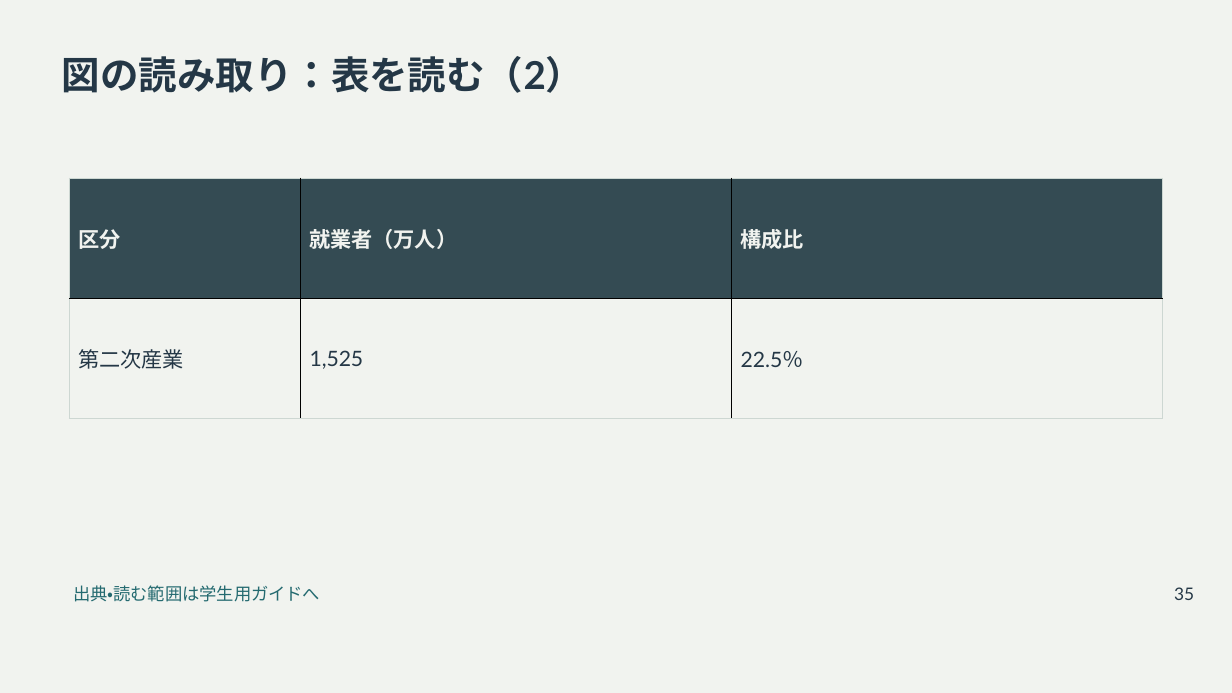
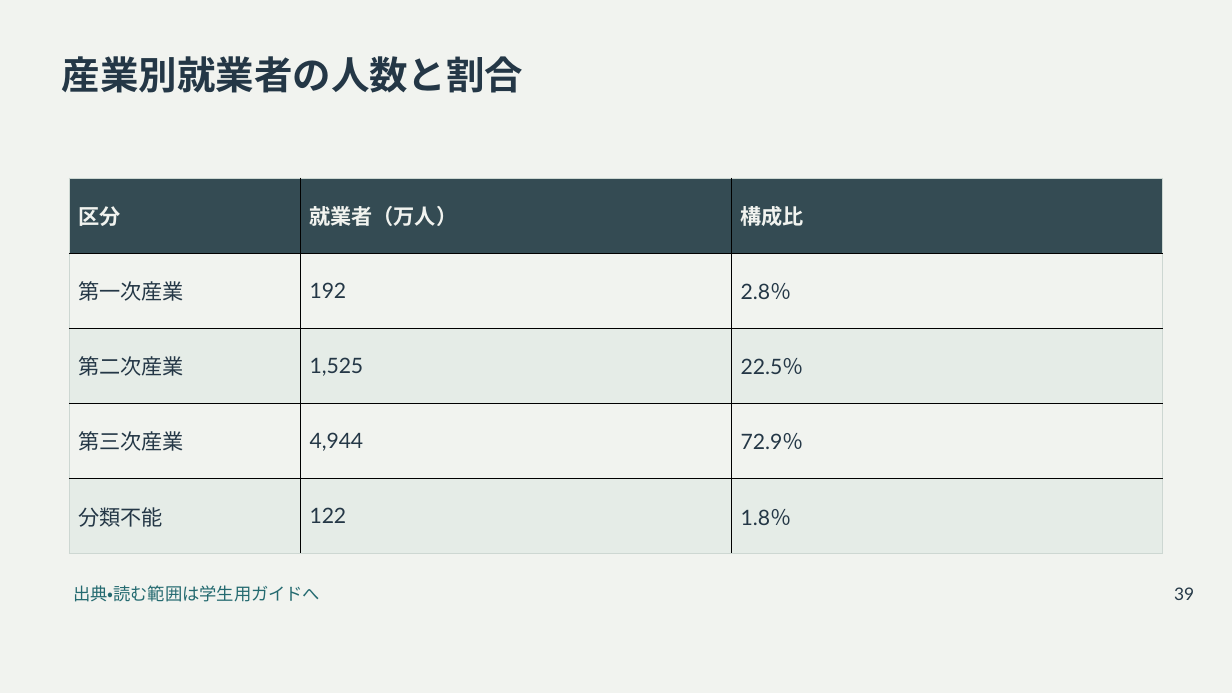
Before and after one commit to zooc-14calbp/industrial-education-ii, a slide deck: slide 39 of reorganized/20261105/main/01/slides.pptx (slide 35 before the commit). Drawn at 1232x693 pixels with LibreOffice and Linux fonts; fonts in the diff are those of the drawing. Boxes give left, top, right and bottom in pixels: in the first picture for what was removed or moved away, otherwise in the second. Text is boxed around its words. In the diff, an @@ line names an element or a change of style, - is before the commit and + after.

```diff
--- a/reorganized/20261105/main/01/slides.pptx
+++ b/reorganized/20261105/main/01/slides.pptx
@@ title at bbox=[62, 56, 524, 93]: text changed @@
-図の読み取り：表を読む（2）
+産業別就業者の人数と割合
@@ table at bbox=[69, 178, 1164, 554] @@
+row 2: 第一次産業 | 192 | 2.8％
+row 4: 第三次産業 | 4,944 | 72.9％
+row 5: 分類不能 | 122 | 1.8％
@@ text at bbox=[1174, 587, 1194, 600]: text changed @@
-35
+39
```
Also in this commit, not shown: 46 other slides changed, 5 slides added, 18 other files.
